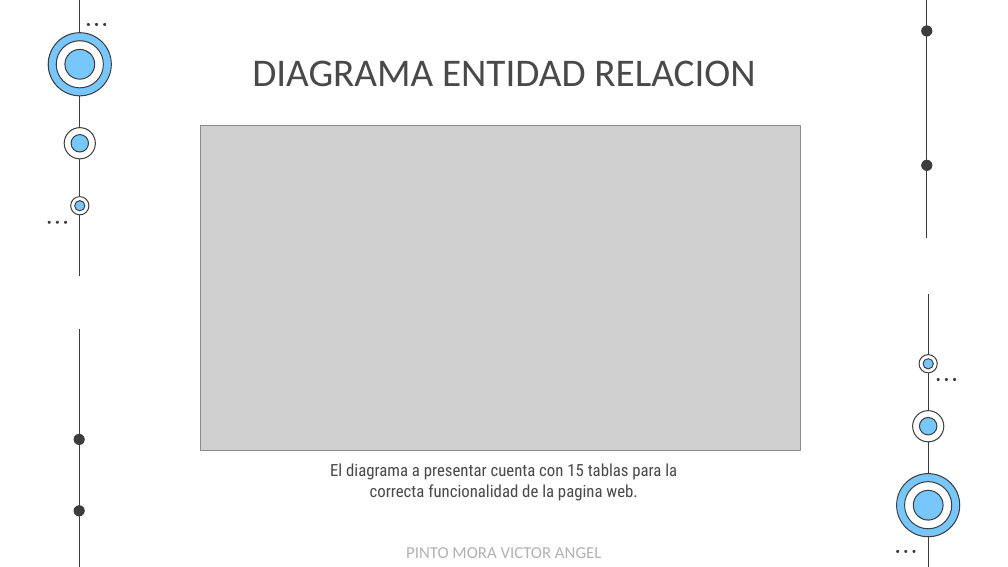
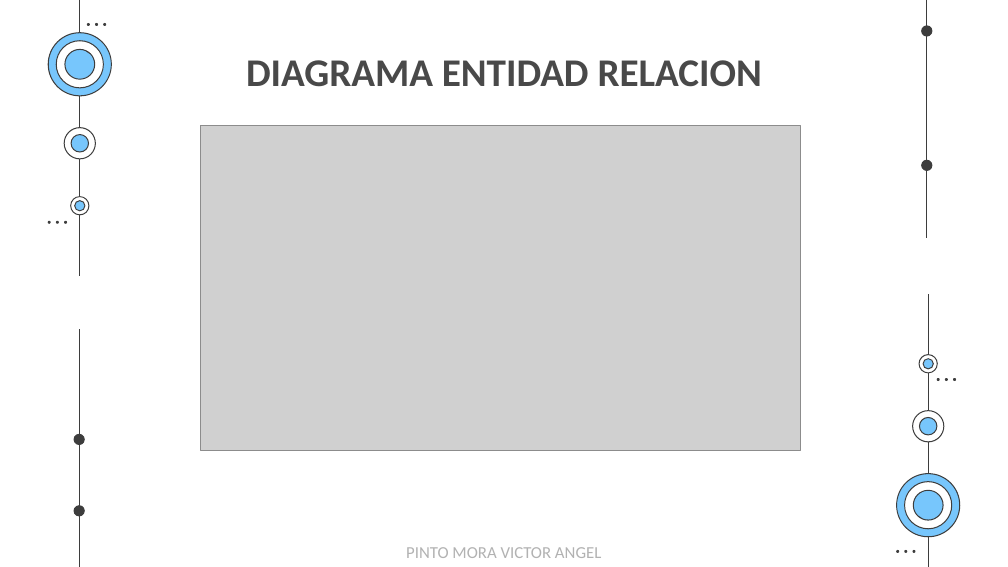
Before and after one commit to EgCooper/Mxt-Technology, a slide deck: slide 36 of Documentacion/Mxt-Technology Presentacion.pptx (slide 35 before the commit). Drawn at 1008x567 pixels with LibreOffice and Linux fonts; fonts in the diff are those of the drawing; grey boxes stand for pictures. Boxes give left, top, right and bottom in pixels: in the first picture for what was removed or moved away, otherwise in the second. Text is boxed around its words. In the diff, an @@ line names an element or a change of style, - is before the commit and + after.

```diff
--- a/Documentacion/Mxt-Technology Presentacion.pptx
+++ b/Documentacion/Mxt-Technology Presentacion.pptx
@@ title "DIAGRAMA ENTIDAD RELACION" at [246, 60, 762, 87]: bold on @@
@@ text removed at [330, 463, 677, 501] @@
-El diagrama a presentar cuenta con 15 tablas para la correcta funcionalidad de la pagina web.
```
Also in this commit, not shown: 43 other slides changed, 1 slide added, 12 slides removed, 1 other file.
